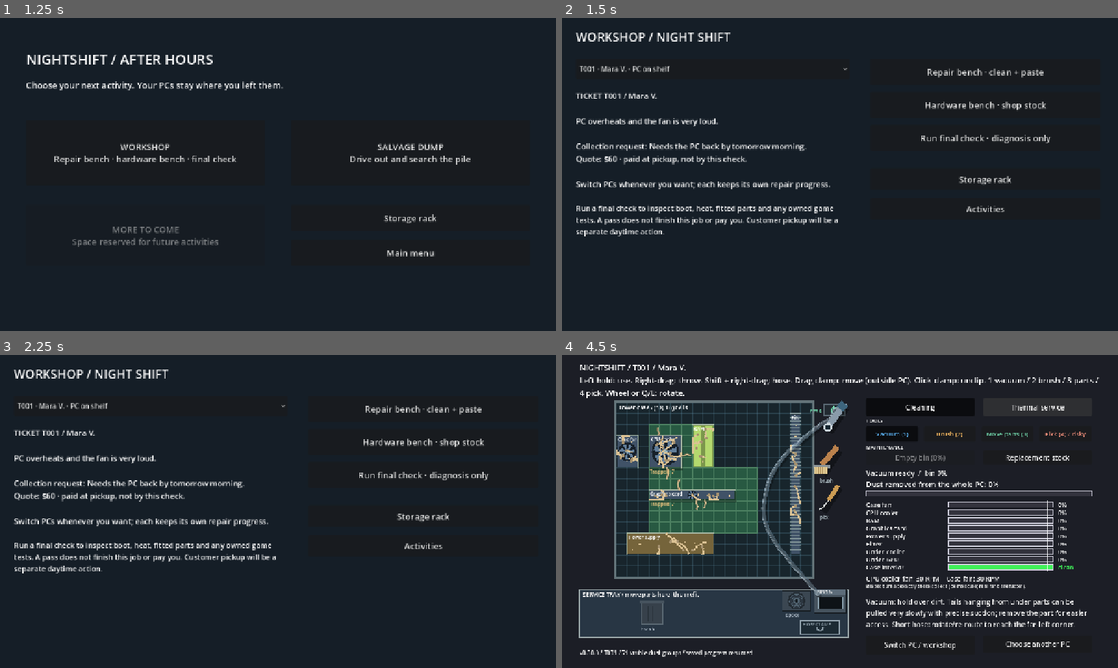
Above: before the commit, frames 1-4 (two rows, left to right).
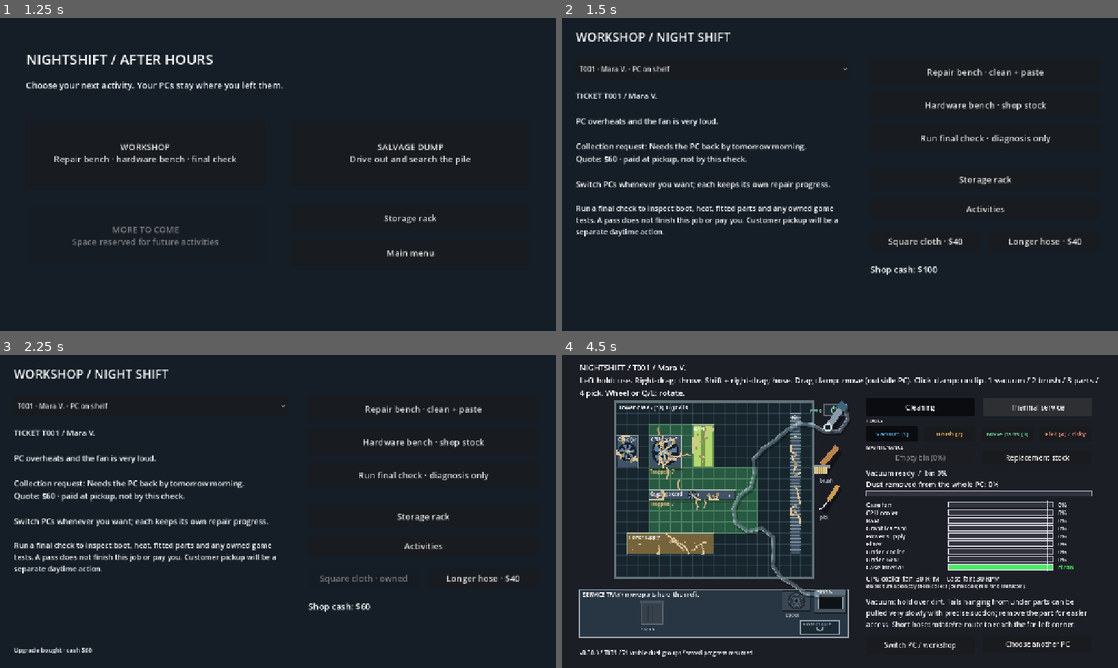
Above: after the commit, the same moments.

Repository: 123rearearcode/nighshift_real
Game: Godot game, scene res://scenes/start.tscn
Same seed, same stepped clock (60 frames per second), same inputs: the game is played once before the commit and once after it.
Inputs (mouse positions are in pixels of both pictures, inside the frame that each line leads up to):
- Up to frame 1 (1.25 s): click "New game" at 0.5 s
- Up to frame 2 (1.5 s): click "WORKSHOP Repair bench · hardw…" at 1.25 s
- Up to frame 3 (2.25 s): click (361, 577) at 2 s, where only the run after the commit has a clickable "Square cloth · $40"
- Up to frame 4 (4.5 s): click (1045, 577) at 2.75 s, where only the run after the commit has a clickable "Longer hose · $40"; click "T001 · Mara V. · PC on shelf" at 3.5 s; click "Repair bench · clean + paste" at 4.25 s

Frame 1 is identical in both runs. In frame 2, 0.5% of the frame differs, in the area x 55-94%, y 70-83%; in frame 3, 0.6%; in frame 4, 1.2%, in the area x 30-52%, y 16-78%.

Commit message:
Preserve existing workshop tool-upgrade access and verify final source ZIP
Codex (GPT 6.1 Sol, model id gpt-6.1-sol) in ChatGPT Work.

Co-Authored-By: Codex GPT 6.1 Sol <noreply@openai.com>

Diff:
--- a/scripts/night/workshop_hub.gd
+++ b/scripts/night/workshop_hub.gd
@@ -6,6 +6,8 @@
 var picker: OptionButton
 var ticket_ids: Array[String] = []
 var work_buttons: Array[Button] = []
+var upgrade_buttons: Dictionary = {}
+var cash_label: Label
 func _ready() -> void:
     NightSession.ensure(GameState)
     _label("WORKSHOP / NIGHT SHIFT",Vector2(32,24),Vector2(1000,48),28)
@@ -30,6 +32,13 @@
     work_buttons.append(check_button)
     _button("Storage rack",Rect2(710,346,530,50),"res://scenes/storage.tscn")
     _button("Activities",Rect2(710,414,530,50),"res://scenes/activities.tscn")
+    var x: float = 710
+    for id: String in ["square_cloth","long_hose"]:
+        var button := _button("",Rect2(x,490,255,46),"")
+        button.pressed.connect(_buy_upgrade.bind(id))
+        upgrade_buttons[id] = button
+        x += 275
+    cash_label = _label("",Vector2(710,564),Vector2(530,40),20)
     var scroll := ScrollContainer.new()
     scroll.position = Vector2(32,425)
     scroll.size = Vector2(630,225)
@@ -43,6 +52,19 @@
     scroll.add_child(report)
     message = _label("",Vector2(32,669),Vector2(1210,34),14)
     _refresh_ticket()
+    _refresh_upgrades()
+func _refresh_upgrades() -> void:
+    cash_label.text = "Shop cash: $%d"%GameState.money
+    for id: String in upgrade_buttons:
+        var owned: bool = GameState.has_upgrade(id)
+        upgrade_buttons[id].text = ("Square cloth" if id == "square_cloth" else "Longer hose")+(" · owned" if owned else " · $%d"%GameState.UPGRADE_PRICES[id])
+        upgrade_buttons[id].disabled = owned
+func _buy_upgrade(id: String) -> void:
+    var bought: bool = GameState.buy_upgrade(id)
+    if bought: NightSession.checkpoint(GameState)
+    message.text = ("Upgrade bought · cash $%d"%GameState.money) if bought else "Not enough cash for this upgrade."
+    if NightSession.status != "": message.text = NightSession.status
+    _refresh_upgrades()
 func _refresh_ticket() -> void:
     var job: Dictionary = GameState.job
     ticket.text = "TICKET %s / %s\n\n%s\n\nCollection request: %s\nQuote: $%d · paid at pickup, not by this check.\n\nS …(215 unchanged characters)…
--- a/tools/test_night_workshop.gd
+++ b/tools/test_night_workshop.gd
@@ -147,6 +147,12 @@
     await process_frame
     current_scene._check()
     check(current_scene.report.text.contains("Report only") and gs.job["state"] == "open","workshop final check diagnoses without completing ticket")
+    money = gs.money
+    current_scene._buy_upgrade("square_cloth")
+    check(gs.has_upgrade("square_cloth") and gs.money == money-gs.UPGRADE_PRICES["square_cloth"],"existing tool upgrades remain purchasable from workshop")
+    money = gs.money
+    current_scene._buy_upgrade("square_cloth")
+    check(gs.money == money,"owned workshop upgrade cannot be charged twice")
     current_scene._switch(1)
     check(gs.job["id"] == night.tickets[1]["id"],"real picker changes the active customer PC")
     current_scene._go("res://scenes/night_bench.tscn")
Not shown, changed: CHANGELOG.md
Not shown, changed: docs/NIGHT_WORKSHOP.md
